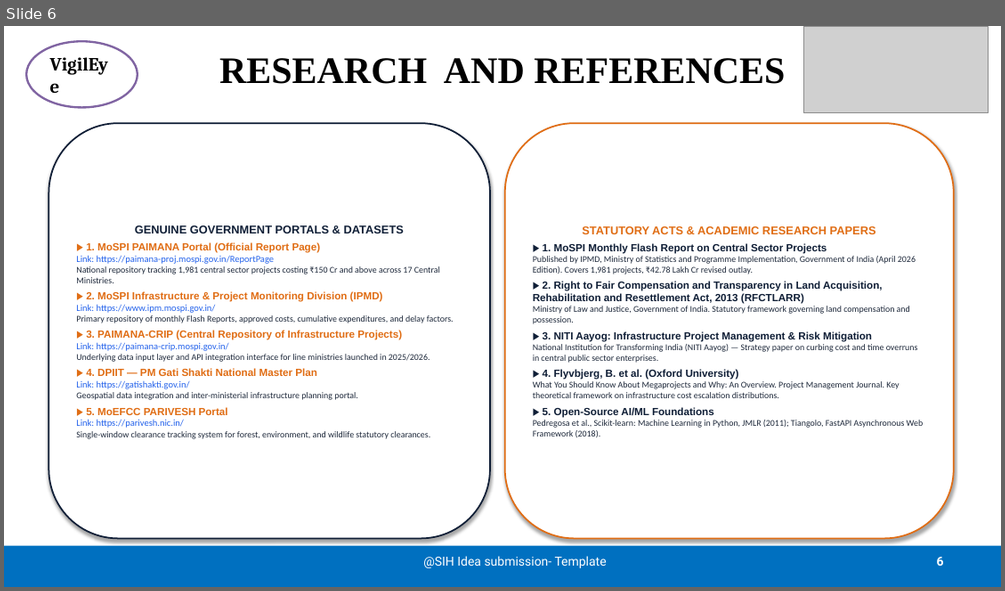
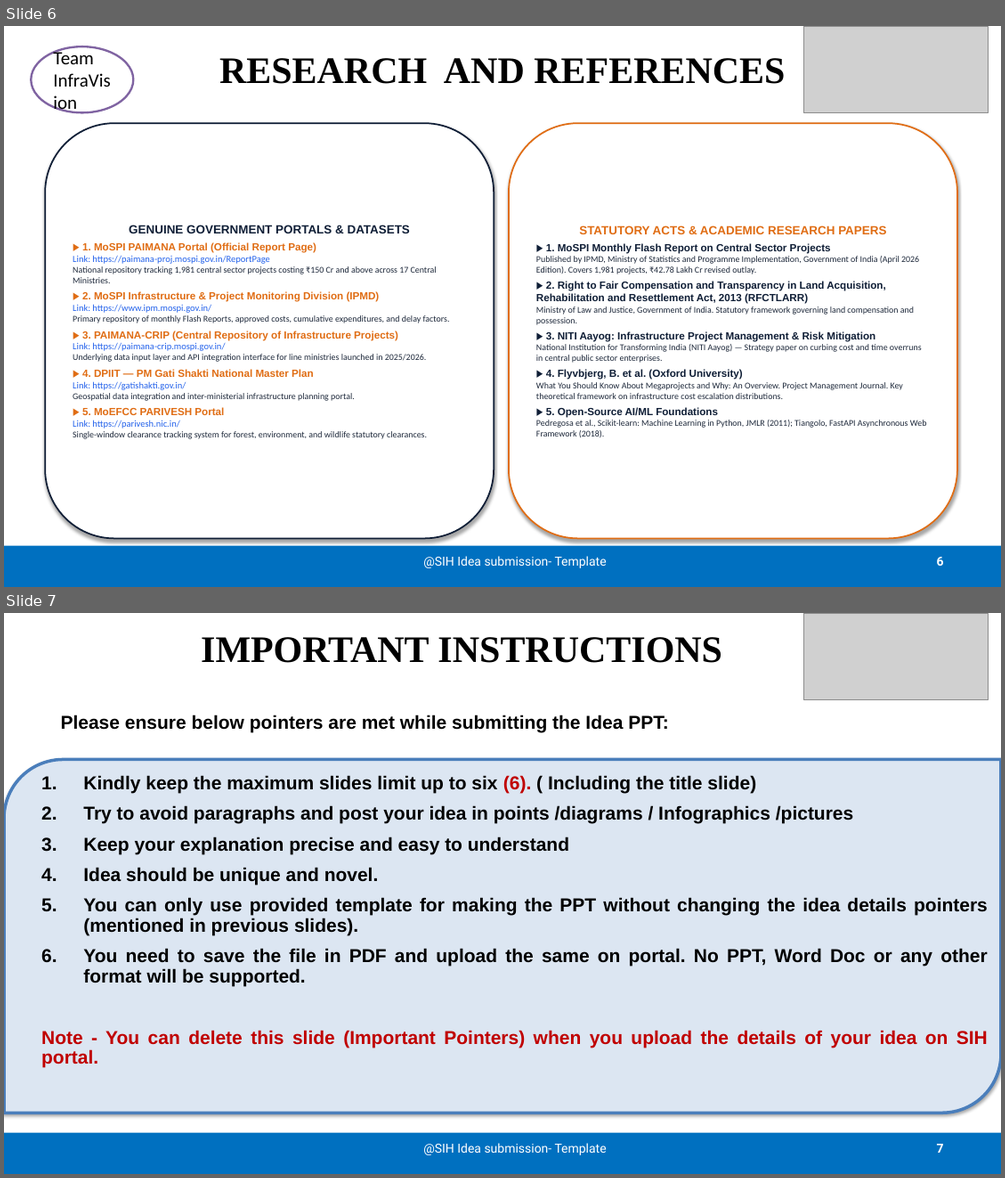
Before and after one commit to Saba2704/Paimana-AI, a slide deck: sih_submission/SIH_Presentation_Slide.pptx. Shown one above the other, each under a label of ours: slide 6 before the commit, slides 6 and 7 after it. The pictures are 1005x591 and 1005x1178 pixels, drawn with LibreOffice and Linux fonts; fonts in the diff are those of the drawing; grey boxes stand for pictures. Boxes give left, top, right and bottom in pixels: in the first picture for what was removed or moved away, otherwise in the second. Text is boxed around its words. In the diff, an @@ line names an element or a change of style, - is before the commit and + after.

```diff
--- a/sih_submission/SIH_Presentation_Slide.pptx
+++ b/sih_submission/SIH_Presentation_Slide.pptx
@@ slide 7 added at <box>4,613,1001,1174</box>, background #FFFFFF @@
@@ text added at <box>201,637,722,663</box>, 36 pt, text #000000, bold @@
+IMPORTANT INSTRUCTIONS
@@ picture added at <box>804,613,988,699</box> @@
@@ text added at <box>61,714,668,733</box>, 18 pt, text #000000, bold @@
+Please ensure below pointers are met while submitting the Idea PPT:
@@ round diag rect added at <box>4,760,1001,1112</box>, fill #DCE6F2, outline #4B7EBC 3 pt @@
@@ text added at <box>41,775,987,1068</box>, 18 pt, text #000000, bold @@
+1. Kindly keep the maximum slides limit up to six (6). ( Including the title slide)
+2. Try to avoid paragraphs and post your idea in points /diagrams / Infographics /pictures
+3. Keep your explanation precise and easy to understand
+4. Idea should be unique and novel.
+5. You can only use provided template for making the PPT without changing the idea details pointers (mentioned in previous slides).
+6. You need to save the file in PDF and upload the same on portal. No PPT, Word Doc or any other format will be supported.
+Note - You can delete this slide (Important Pointers) when you upload the details of your idea on SIH portal.
@@ rectangle added at <box>4,1133,1001,1174</box>, fill #0070C0 @@
@@ text added at <box>423,1143,607,1155</box>, 12 pt, text #FFFFFF @@
+@SIH Idea submission- Template
@@ page number added at <box>937,1143,944,1152</box>, 12 pt, text #FFFFFF, bold @@
+7
@@ slide 6 changed as well @@
@@ ellipse removed at <box>26,42,138,108</box> @@
-VigilEye
@@ ellipse added at <box>31,47,133,112</box>, fill #FFFFFF, outline #8064A2 2 pt, 18 pt, text #000000 @@
+Team InfraVision
@@ rounded rectangle "GENUINE GOVERNMENT PORTALS & DATASETS": place and size @@
-rounded rectangle "GENUINE GOVERNMENT PORTALS & DATASETS" at <box>48,123,490,539</box>
+rounded rectangle "GENUINE GOVERNMENT PORTALS & DATASETS" at <box>45,123,494,539</box>
@@ rounded rectangle "STATUTORY ACTS & ACADEMIC RESEARCH ...": place and size @@
-rounded rectangle "STATUTORY ACTS & ACADEMIC RESEARCH ..." at <box>505,123,954,539</box>
+rounded rectangle "STATUTORY ACTS & ACADEMIC RESEARCH ..." at <box>509,123,957,539</box>
@@ text in rounded rectangle at <box>129,224,410,233</box>: size 11 to 11.5 pt in "GENUINE GOVERNMENT PORTALS & DATASETS" @@
@@ text in rounded rectangle at <box>579,225,886,234</box>: size 11 to 11.5 pt in "STATUTORY ACTS & ACADEMIC RESEARCH PAPERS" @@
```
Also in this commit, not shown: 5 other slides changed.
